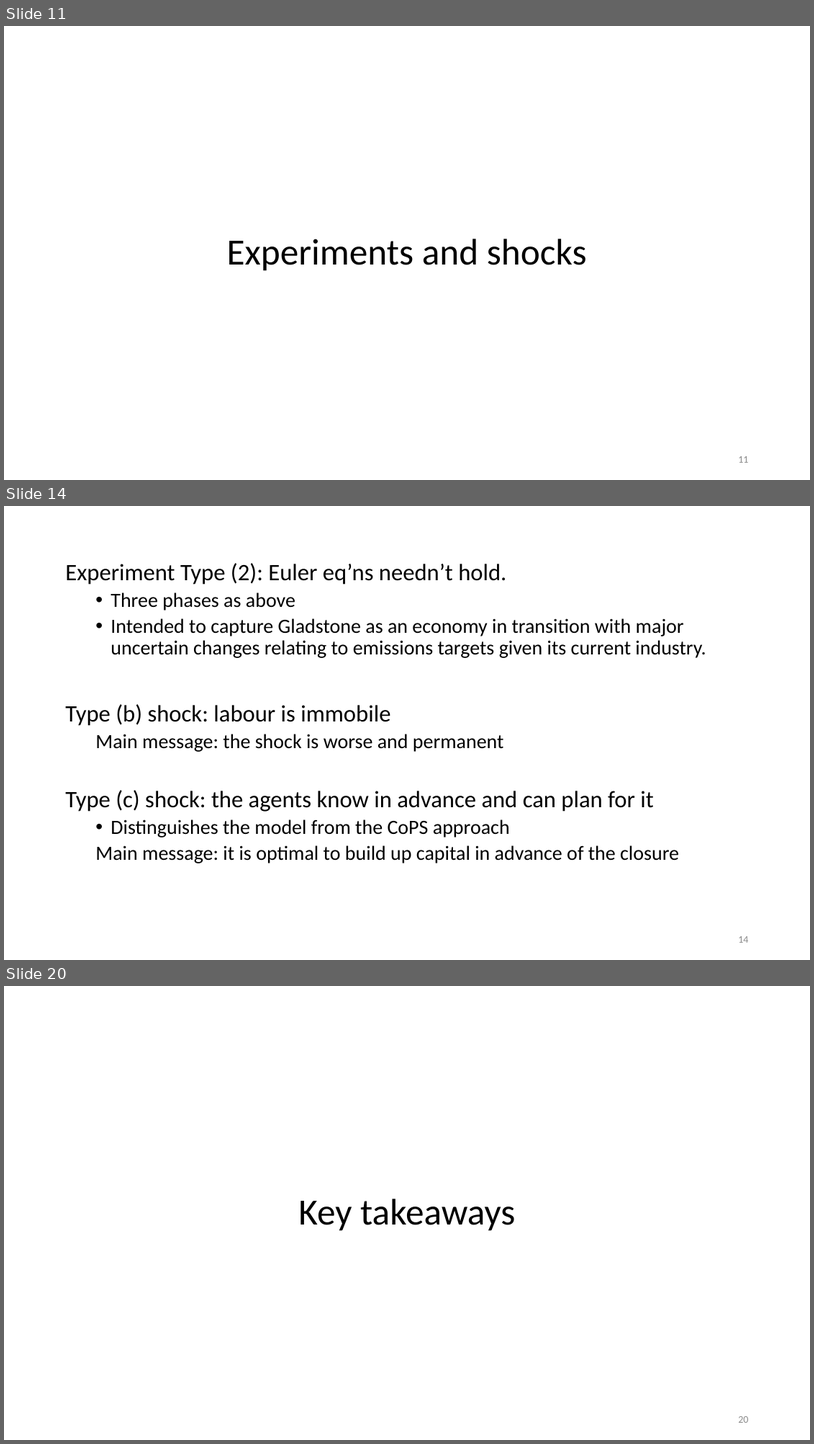
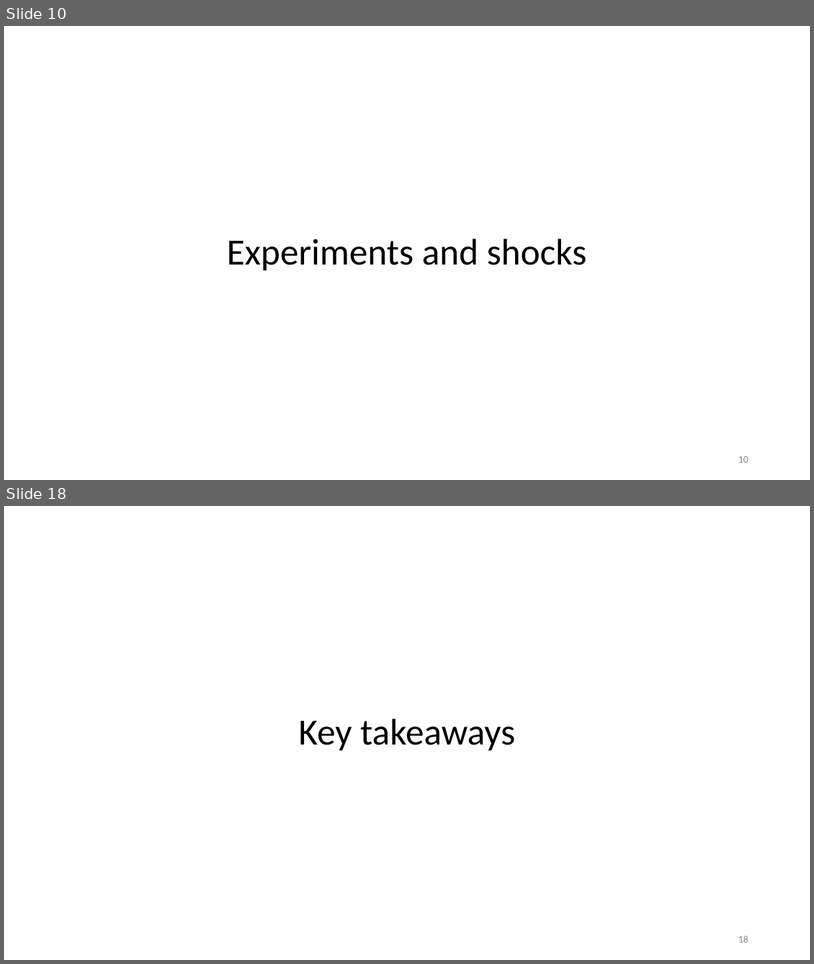
Before and after one commit to patrickocal/gladstone, a slide deck: powerpoint/glad-slides.pptx. Shown one above the other, each under a label of ours: slides 11, 14 and 20 before the commit, slides 10 and 18 after it; the slides between them are not shown. The pictures are 814x1444 and 814x964 pixels, drawn with LibreOffice and Linux fonts; fonts in the diff are those of the drawing. Boxes give left, top, right and bottom in pixels: in the first picture for what was removed or moved away, otherwise in the second. Text is boxed around its words. In the diff, an @@ line names an element or a change of style, - is before the commit and + after.

```diff
--- a/powerpoint/glad-slides.pptx
+++ b/powerpoint/glad-slides.pptx
@@ slide 14 removed at (4,506,810,960), background #FFFFFF @@
@@ text removed at (65,563,706,863) @@
-Experiment Type (2): Euler eq’ns needn’t hold.
-  • Three phases as above
-  • Intended to capture Gladstone as an economy in transition with major uncertain changes relating to emissions targets given its current industry.
-Type (b) shock: labour is immobile
-  Main message: the shock is worse and permanent
-Type (c) shock: the agents know in advance and can plan for it
-  • Distinguishes the model from the CoPS approach
-  Main message: it is optimal to build up capital in advance of the closure
@@ page number removed at (738,936,748,942) @@
-14
@@ what was slide 11 is now slide 10 @@
@@ page number at (738,456,748,462): text changed @@
-11
+10
@@ what was slide 20 is now slide 18 @@
@@ page number at (738,935,748,942): text changed @@
-20
+18
```
Also in this commit, not shown: 14 slides changed, 1 other slide removed, 2 other files.
